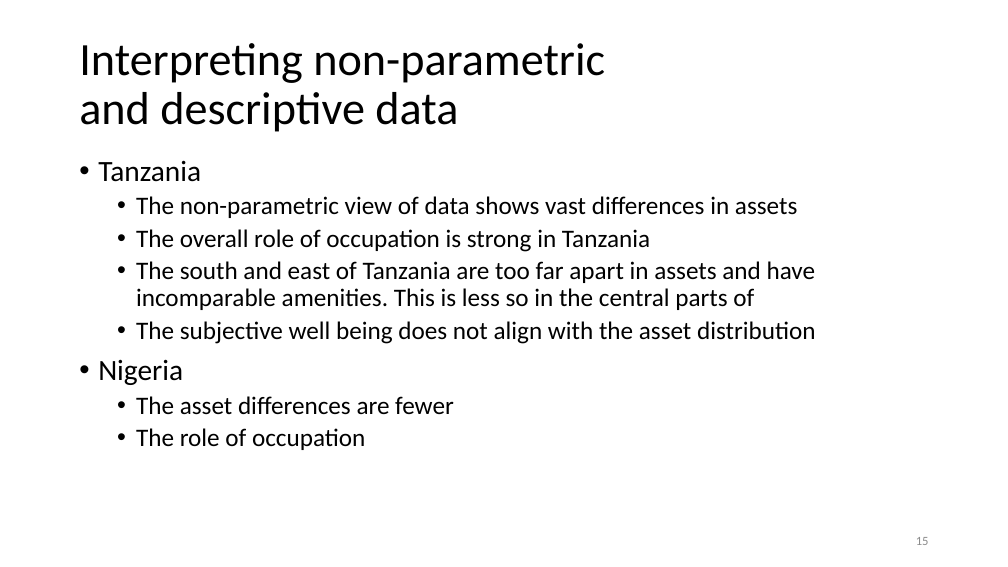
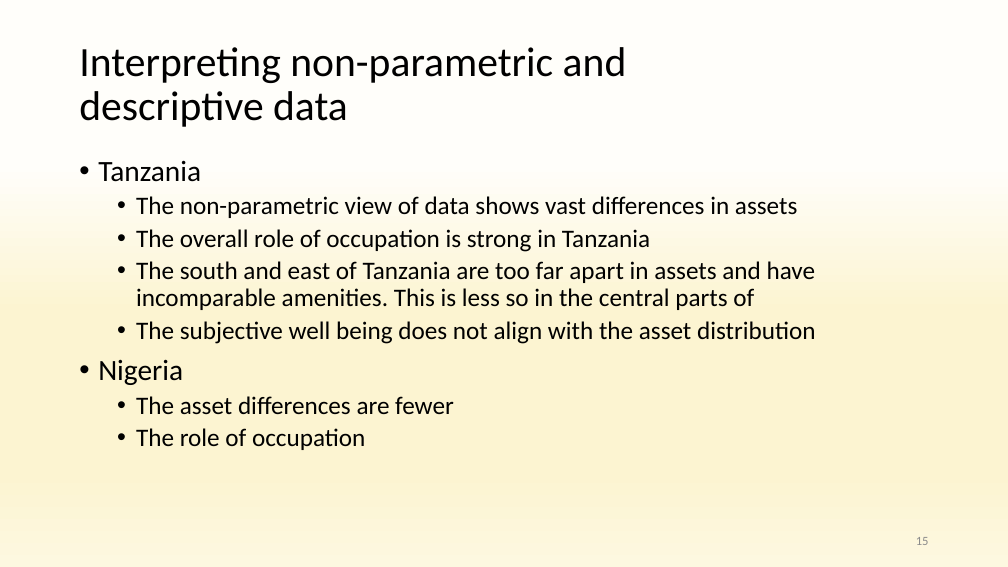
Before and after one commit to anuragr81/research, a slide deck: slide 15 of consumption/presentationOct2021.pptx. Drawn at 1008x567 pixels with LibreOffice and Linux fonts; fonts in the diff are those of the drawing; background and template pictures are left out. Boxes give left, top, right and bottom in pixels: in the first picture for what was removed or moved away, otherwise in the second. Text is boxed around its words. In the diff, an @@ line names an element or a change of style, - is before the commit and + after.

Commit message:
Adding nigeria data after modifications.

```diff
--- a/consumption/presentationOct2021.pptx
+++ b/consumption/presentationOct2021.pptx
@@ background #FFFFFF to gradient #FFFEFA to #FCF4D1 to #FDF8E0 @@
@@ title "Interpreting non-parametric and descriptive data" at box(79, 47, 627, 127): size 33 to 29.7 pt @@
```
Also in this commit, not shown: 19 other slides changed, 4 slides added, 5 other files.
